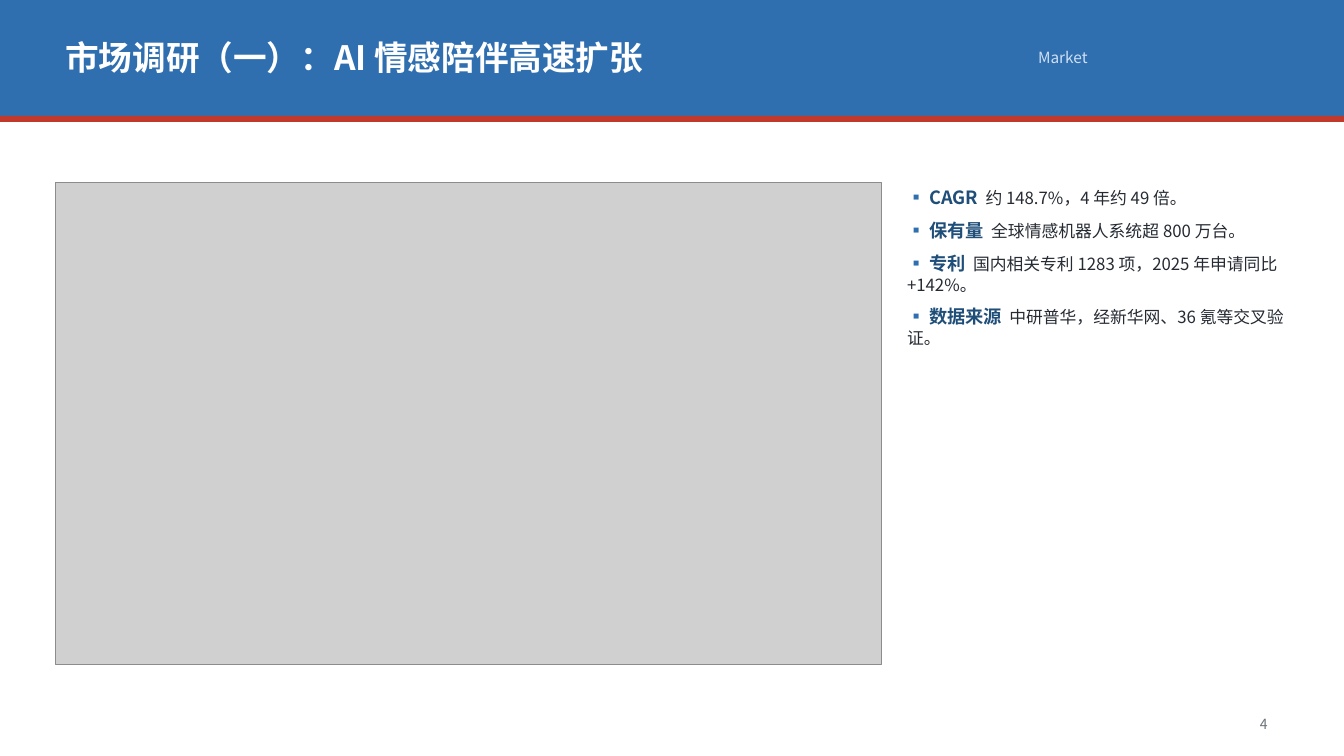
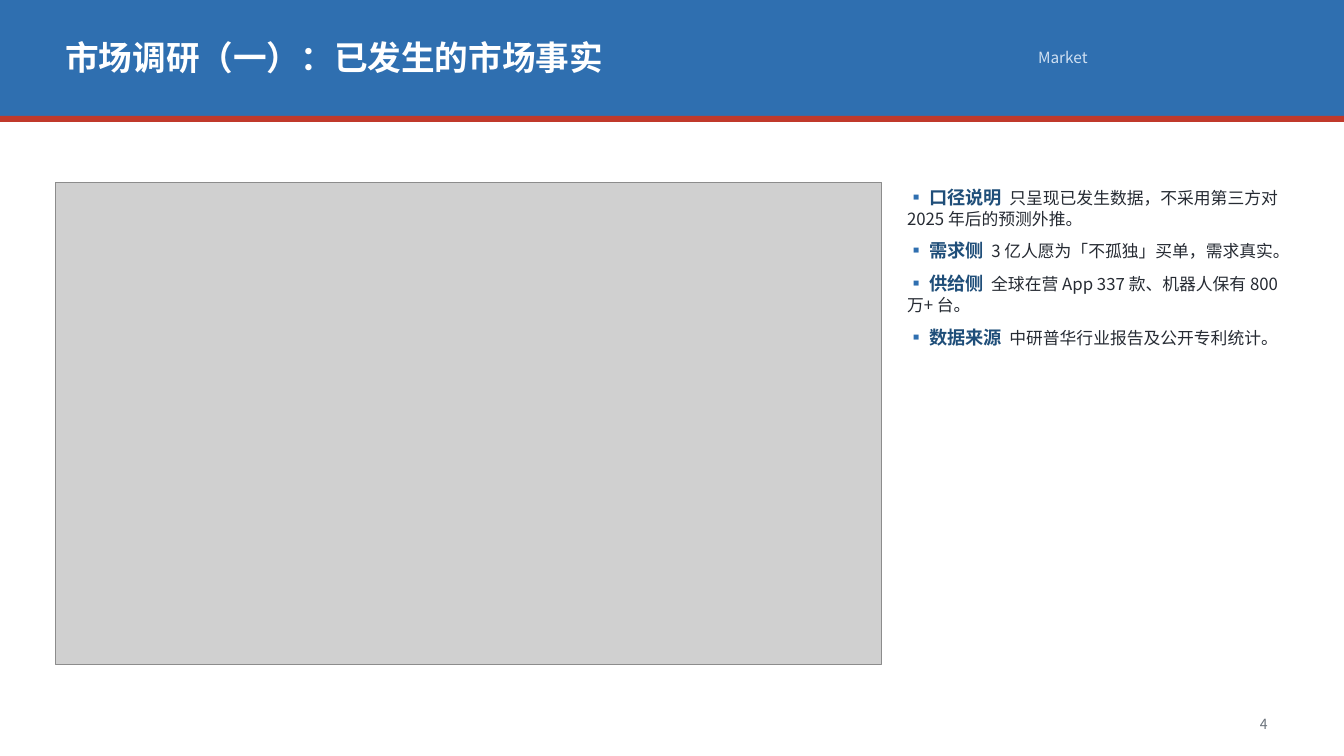
Before and after one commit to Zjx20252082383/astrbot-deepseek-template, a slide deck: slide 6 of core/识海_深度项目调研汇报.pptx. Drawn at 1344x756 pixels with LibreOffice and Linux fonts; fonts in the diff are those of the drawing; grey boxes stand for pictures. Boxes give left, top, right and bottom in pixels: in the first picture for what was removed or moved away, otherwise in the second. Text is boxed around its words. In the diff, an @@ line names an element or a change of style, - is before the commit and + after.

```diff
--- a/core/识海_深度项目调研汇报.pptx
+++ b/core/识海_深度项目调研汇报.pptx
@@ text at [65, 41, 603, 74]: text changed @@
-市场调研（一）：AI 情感陪伴高速扩张
+市场调研（一）：已发生的市场事实
@@ text at [907, 188, 1289, 346]: text changed @@
-▪ CAGR 约 148.7%，4 年约 49 倍。
-▪ 保有量 全球情感机器人系统超 800 万台。
-▪ 专利 国内相关专利 1283 项，2025 年申请同比 +142%。
-▪ 数据来源 中研普华，经新华网、36 氪等交叉验证。
+▪ 口径说明 只呈现已发生数据，不采用第三方对 2025 年后的预测外推。
+▪ 需求侧 3 亿人愿为「不孤独」买单，需求真实。
+▪ 供给侧 全球在营 App 337 款、机器人保有 800 万+ 台。
+▪ 数据来源 中研普华行业报告及公开专利统计。
```
Also in this commit, not shown: 14 other slides changed, 5 slides added, 6 slides removed, 2 other files.
